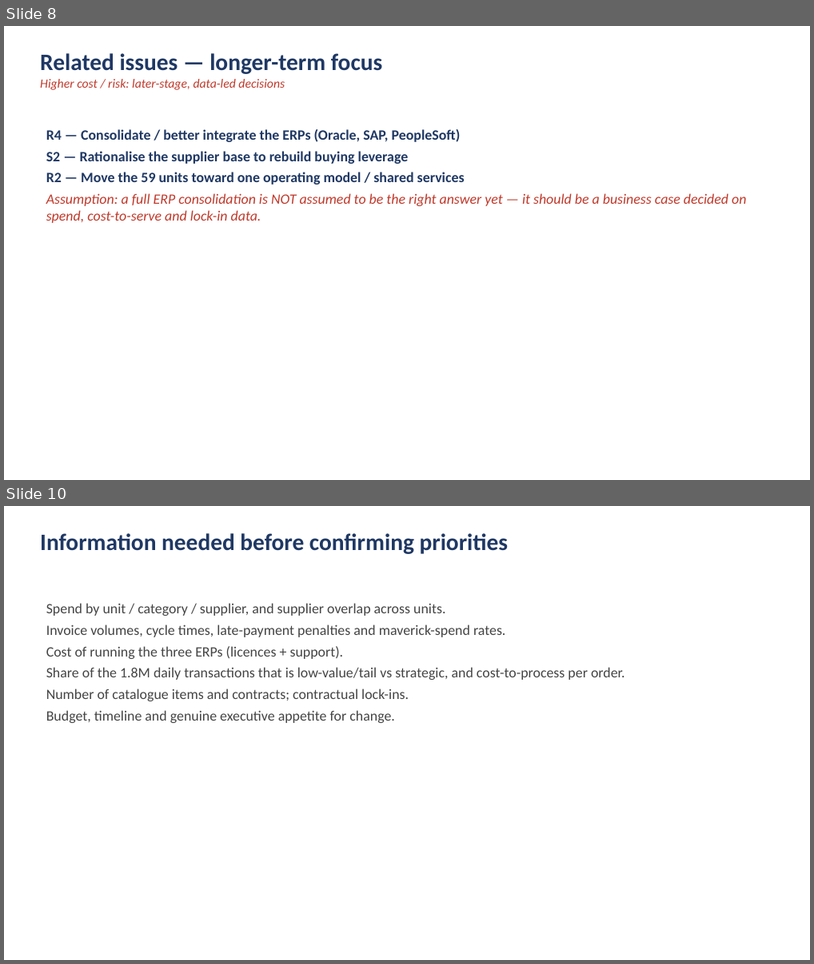
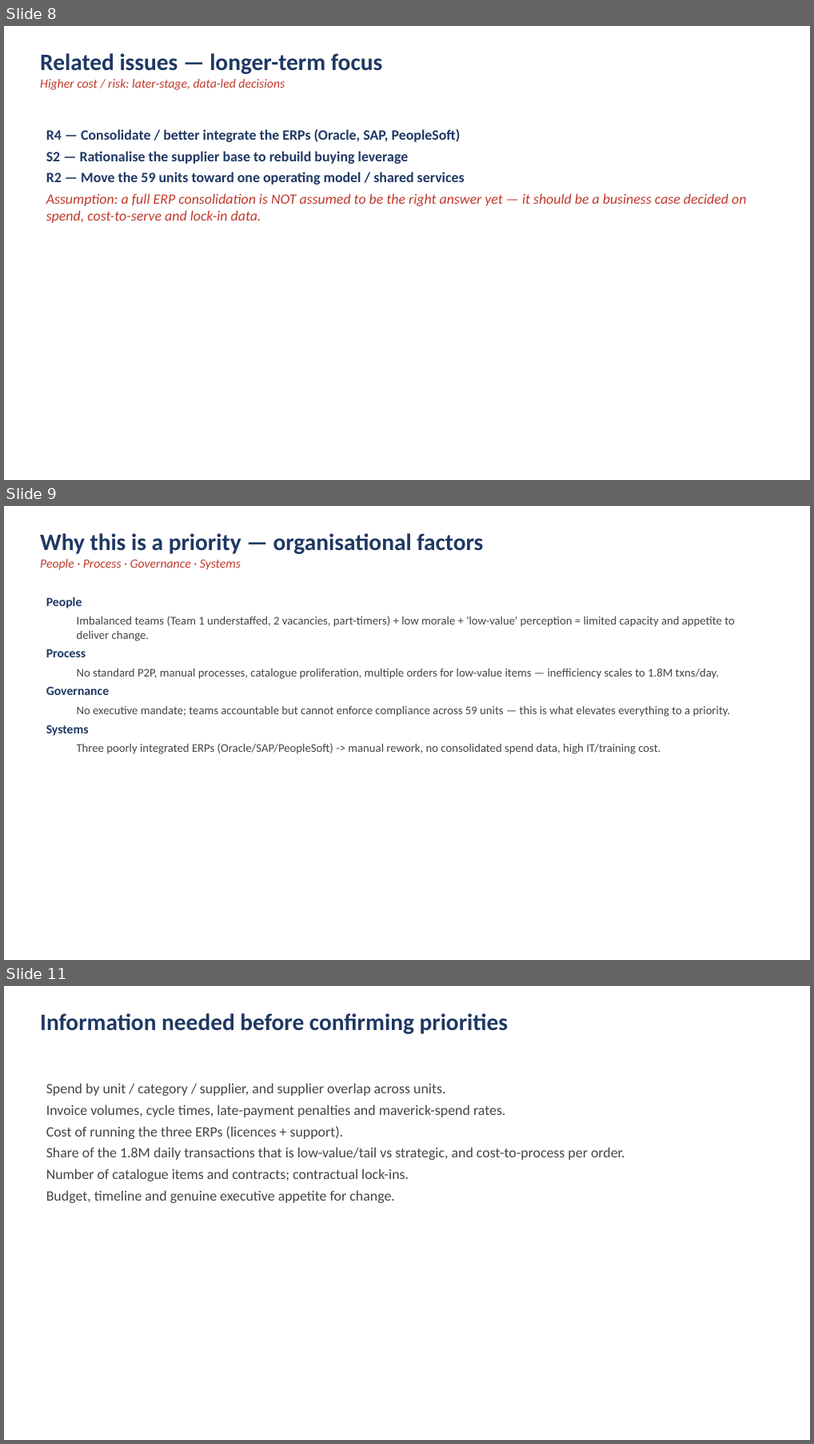
Before and after one commit to DAVIDEJI20/-irri-website, a slide deck: NextTech_Procurement_Analysis.pptx. Shown one above the other, each under a label of ours: slides 8 and 10 before the commit, slides 8, 9 and 11 after it; the slides between them are not shown. The pictures are 814x964 and 814x1444 pixels, drawn with LibreOffice and Linux fonts; fonts in the diff are those of the drawing. Boxes give left, top, right and bottom in pixels: in the first picture for what was removed or moved away, otherwise in the second. Text is boxed around its words. In the diff, an @@ line names an element or a change of style, - is before the commit and + after.

```diff
--- a/NextTech_Procurement_Analysis.pptx
+++ b/NextTech_Procurement_Analysis.pptx
@@ slide 9 added at (x1=4, y1=506, x2=810, y2=960), background #FFFFFF @@
@@ text added at (x1=40, y1=533, x2=483, y2=570), 28 pt, text #1F3864, bold @@
+Why this is a priority — organisational factors
+People · Process · Governance · Systems
@@ text added at (x1=46, y1=597, x2=735, y2=754), 14 pt, text #444444 @@
+People
+  Imbalanced teams (Team 1 understaffed, 2 vacancies, part-timers) + low morale + 'low-value' perception = limited capacity and appetite to deliver change.
+Process
+  No standard P2P, manual processes, catalogue proliferation, multiple orders for low-value items — inefficiency scales to 1.8M txns/day.
+Governance
+  No executive mandate; teams accountable but cannot enforce compliance across 59 units — this is what elevates everything to a priority.
+Systems
+  Three poorly integrated ERPs (Oracle/SAP/PeopleSoft) -> manual rework, no consolidated spend data, high IT/training cost.
@@ what was slide 10 is now slide 11 @@
```
Also in this commit, not shown: 1 slide changed, 1 slide removed, 1 other file.
